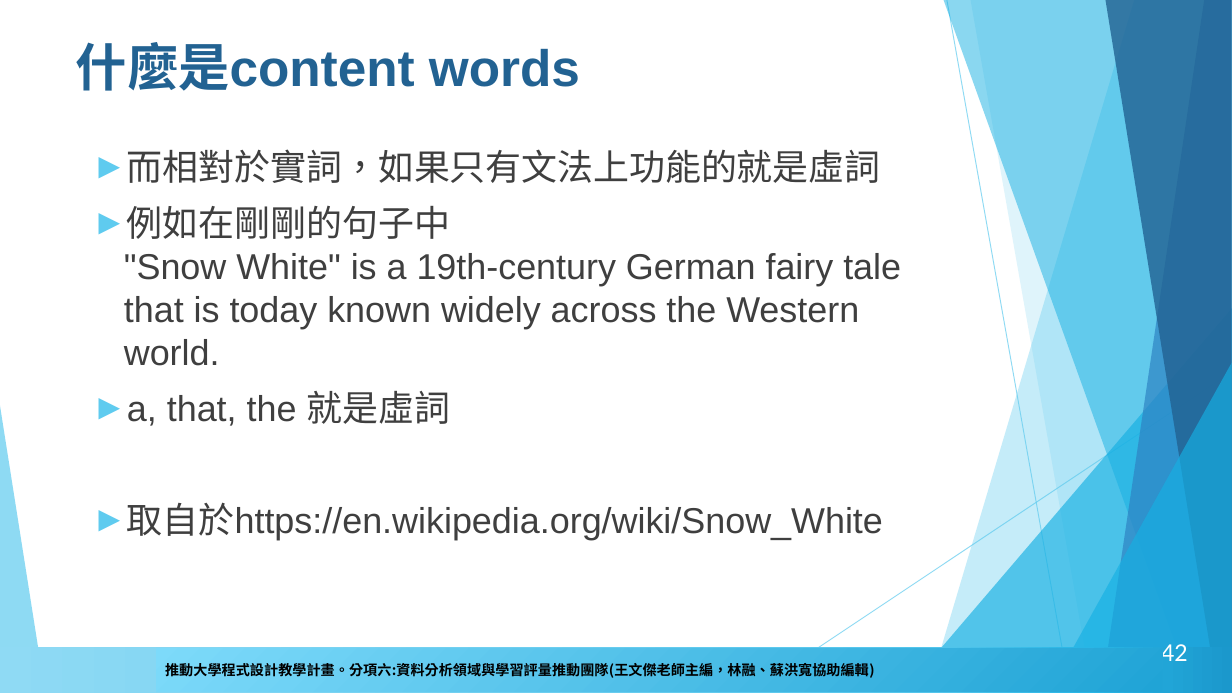
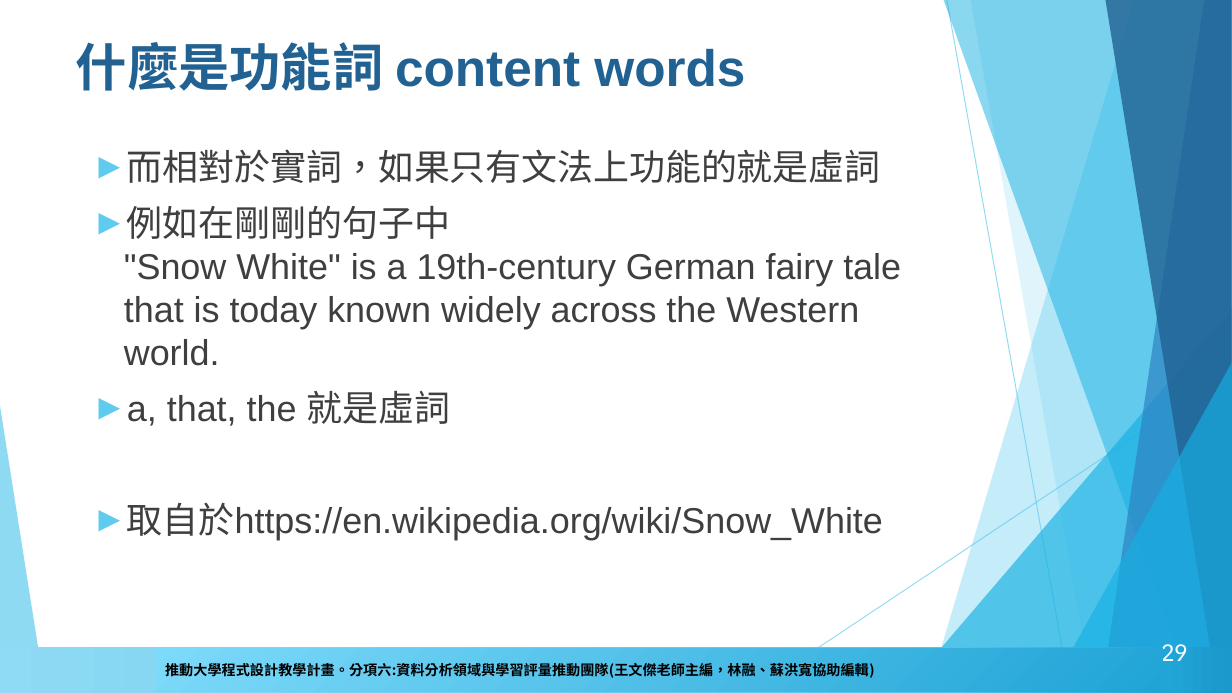
Before and after one commit to howardsukuan/textual-data-analysis-python, a slide deck: slide 29 of week02/文本分析與程式設計Week02.pptx (slide 42 before the commit). Drawn at 1232x693 pixels with LibreOffice and Linux fonts; fonts in the diff are those of the drawing; background and template pictures are left out. Boxes give left, top, right and bottom in pixels: in the first picture for what was removed or moved away, otherwise in the second. Text is boxed around its words. In the diff, an @@ line names an element or a change of style, - is before the commit and + after.

```diff
--- a/week02/文本分析與程式設計Week02.pptx
+++ b/week02/文本分析與程式設計Week02.pptx
@@ title at bbox=[76, 42, 745, 91]: text changed @@
-什麼是content words
+什麼是功能詞 content words
@@ page number at bbox=[1161, 644, 1188, 661]: text changed @@
-42
+29
```
Also in this commit, not shown: 4 other slides changed, 8 slides added, 1 other file.
